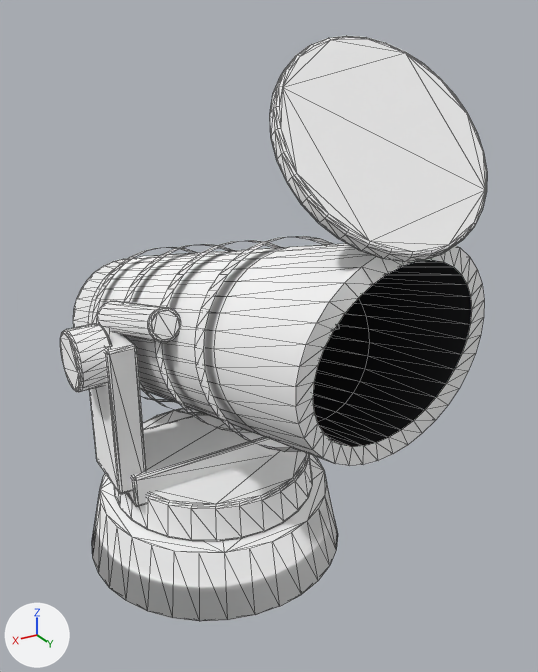
Two versions of the glTF model models/mod_radial_combat_telescope.glb, one commit apart.
Before and after are seen from a 50 mm camera at (1.24, 2.54, 2.16) aimed at (-0.18, 0.18, 0.98). Arrows for +X, +Y and +Z are at lower left; the lights stay in place. The older version comes first. Mesh edges are drawn as thin lines. Where no turn or scale is listed for an object, it has been applied to the vertices.

The first picture shows 'Mod_CombatTelescope_Aperture_Rim', 'Mod_CombatTelescope_Base_Collar', 'Mod_CombatTelescope_CryoCooler_And_Shutter', 'Mod_CombatTelescope_Gimbal_Yoke', 'Mod_CombatTelescope_Internal_Baffle_Spider', 'Mod_CombatTelescope_Optical_Tube'.
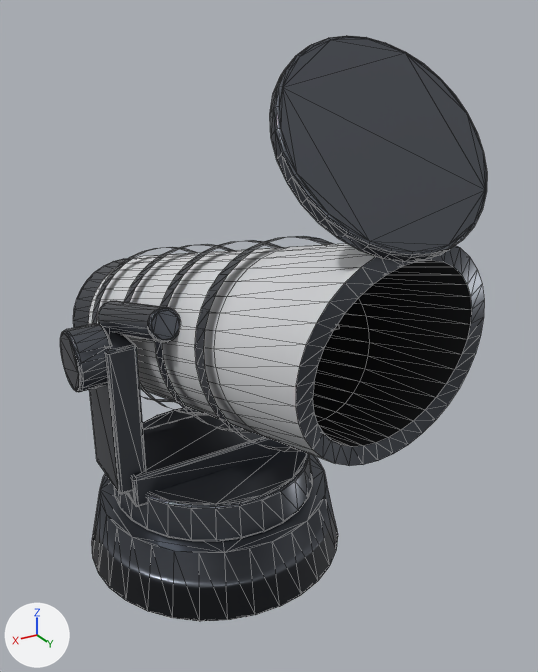
Changed parts and their boxes [x1, y1, x2, y2] in the pictures (538 x 672 px):
'Mod_CombatTelescope_CryoCooler_And_Shutter', recoloured, surface changed (white to dark grey): [73, 35, 487, 452] in both
'Mod_CombatTelescope_Optical_Tube', recoloured (white to light grey): [88, 243, 376, 463] in both
'Mod_CombatTelescope_Gimbal_Yoke', recoloured, surface changed (white to dark grey): [60, 323, 312, 542] in both
'Mod_CombatTelescope_Base_Collar', recoloured, surface changed (white to dark grey): [92, 454, 338, 621] in both
'Mod_CombatTelescope_Aperture_Rim', recoloured, surface changed (white to dark grey): [296, 245, 484, 466] in both

Patch to the scene script:
```diff
--- a/models/mod_radial_combat_telescope.glb.py
+++ b/models/mod_radial_combat_telescope.glb.py
@@ mat_mat_gunmetal_structural @@
 mat_mat_gunmetal_structural = principled_material('MAT_Gunmetal_Structural')
-mat_mat_gunmetal_structural.base_color = (1.0, 1.0, 1.0)  # white #ffffff
+mat_mat_gunmetal_structural.base_color = (0.11, 0.12, 0.14)  # dark grey #5d6169
 mat_mat_gunmetal_structural.metallic = 0.88
-mat_mat_gunmetal_structural.roughness = 1.0
+mat_mat_gunmetal_structural.roughness = 0.33
@@ mat_mat_hull_white_paint @@
 mat_mat_hull_white_paint = principled_material('MAT_Hull_White_Paint')
-mat_mat_hull_white_paint.base_color = (1.0, 1.0, 1.0)  # white #ffffff
+mat_mat_hull_white_paint.base_color = (0.72, 0.73, 0.75)  # light grey #dddee1
 mat_mat_hull_white_paint.metallic = 0.1
```
